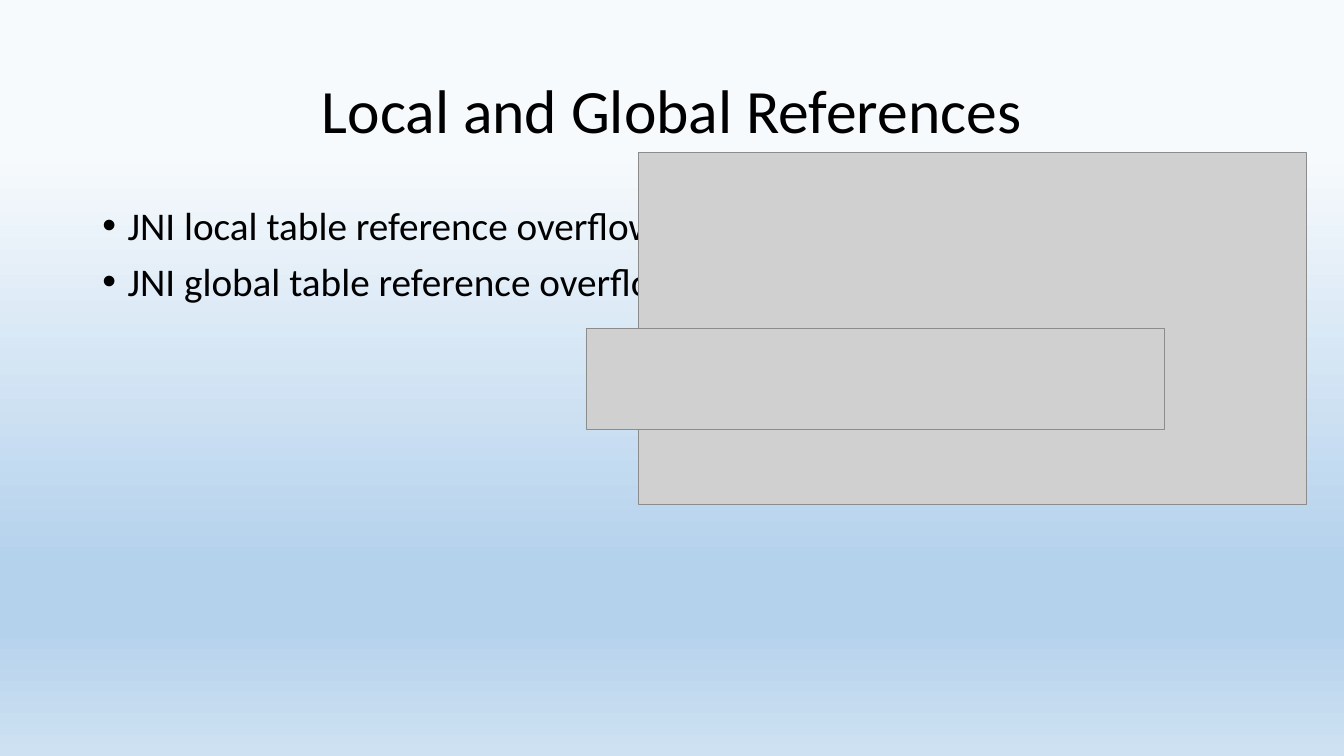
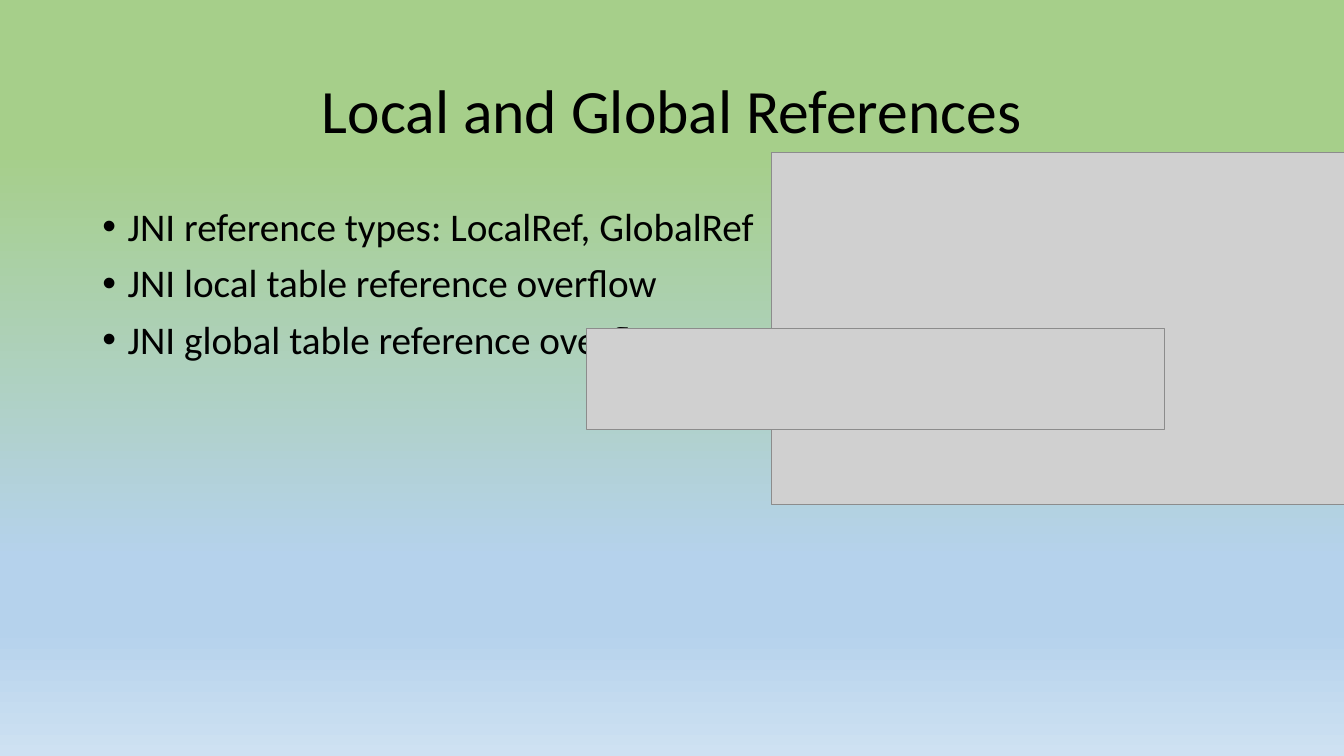
Before and after one commit to 9majka/NDK_presentation, a slide deck: slide 4 of NDK.pptx. Drawn at 1344x756 pixels with LibreOffice and Linux fonts; fonts in the diff are those of the drawing; grey boxes stand for pictures. Boxes give left, top, right and bottom in pixels: in the first picture for what was removed or moved away, otherwise in the second. Text is boxed around its words. In the diff, an @@ line names an element or a change of style, - is before the commit and + after.

```diff
--- a/NDK.pptx
+++ b/NDK.pptx
@@ background gradient #F7FAFD to #B5D2EC to #CEE1F2 to gradient #A6CF8A to #B5D2EC to #CEE1F2 @@
@@ picture: place and size @@
-picture at (639, 152, 1308, 504)
+picture at (771, 152, 1344, 504)
@@ text at (128, 213, 753, 248): paragraph added @@
+• JNI reference types: LocalRef, GlobalRef
```
Also in this commit, not shown: 9 other slides changed, 3 slides added, 2 other files.
